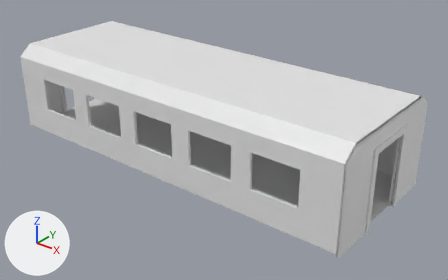
One commit to the FBX model traingame/Assets/3d_Models/Train3D/Trains_3D_max.FBX: the scene before it, then after it.
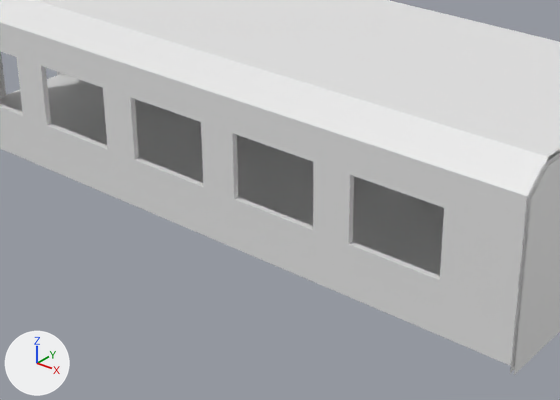
Each version is shown whole from a 50 mm camera at (8.9, -5.54, 9.67) aimed at (-2.67, 8.92, 0.7), then close up on the part from 14% to 81% of the width and 21% to 97% of the height. Every picture has the same lights, and +X, +Y and +Z are marked at lower left. Where no turn or scale is listed for an object, it has been applied to the vertices.
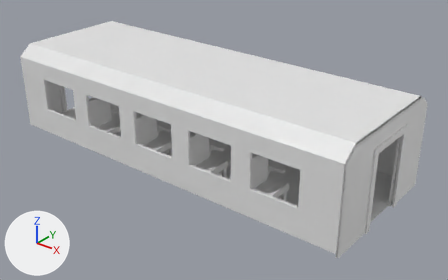
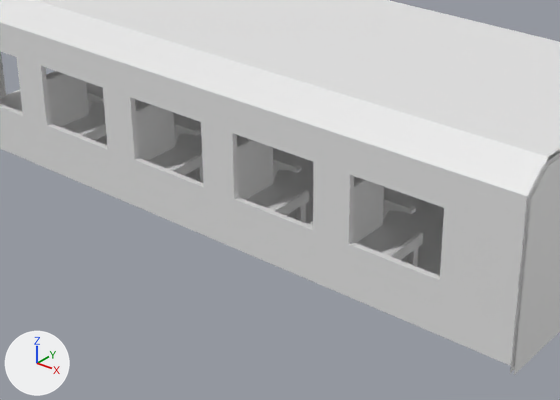
The newer file is also turned or shifted as a whole; pictures and numbers use the older file's frame.

Boxes (x1, y1, x2, y2) around the edits, measured in the close-ups (560 x 400 px):
part 1 of me_mesh, added: after (46, 71, 107, 140)
part 2 of me_mesh, added: after (135, 102, 203, 183)
part 3 of me_mesh, added: after (237, 137, 309, 223)
part 4 of me_mesh, added: after (309, 176, 423, 267)

Patch to the scene script:
```diff
--- a/traingame/Assets/3d_Models/Train3D/Trains_3D_max.FBX.py
+++ b/traingame/Assets/3d_Models/Train3D/Trains_3D_max.FBX.py
@@ me_mesh @@
 me_mesh.from_pydata(...)  # 1099 vertices, 2024 faces; spans x -6.52..6.59, y -2.36..2.5, z -1.59..1.51
 # used by ob_box017; location = (-3.48, 8.76, 1.6)
+# me_mesh part 1: the loose piece of 161 vertices spanning x -4.09..-2.54, y 1.14..2.36, z -1.51..0.14 is copied, and the copy is turned -180 degrees about the z axis through its middle, then moved by (0.0, -3.4, 0.0); it spans x -4.09..-2.54, y -2.26..-1.03, z -1.51..0.14
+# me_mesh part 2: the loose piece of 161 vertices spanning x -1.85..-0.3, y 1.14..2.36, z -1.51..0.14 is copied, and the copy is turned -180 degrees about the z axis through its middle, then moved by (0.0, -3.4, 0.0); it spans x -1.85..-0.3, y -2.26..-1.03, z -1.51..0.14
+# me_mesh part 3: the loose piece of 161 vertices spanning x 0.37..1.92, y 1.14..2.36, z -1.51..0.14 is copied, and the copy is turned -180 degrees about the z axis through its middle, then moved by (0.03, -3.4, 0.0); it spans x 0.41..1.95, y -2.26..-1.03, z -1.51..0.14
+# me_mesh part 4: the loose piece of 161 vertices spanning x 0.37..1.92, y 1.14..2.36, z -1.51..0.14 is copied, and the copy is turned -180 degrees about the z axis through its middle, then moved by (2.24, -3.4, 0.0); it spans x 2.62..4.16, y -2.26..-1.03, z -1.51..0.14
```
